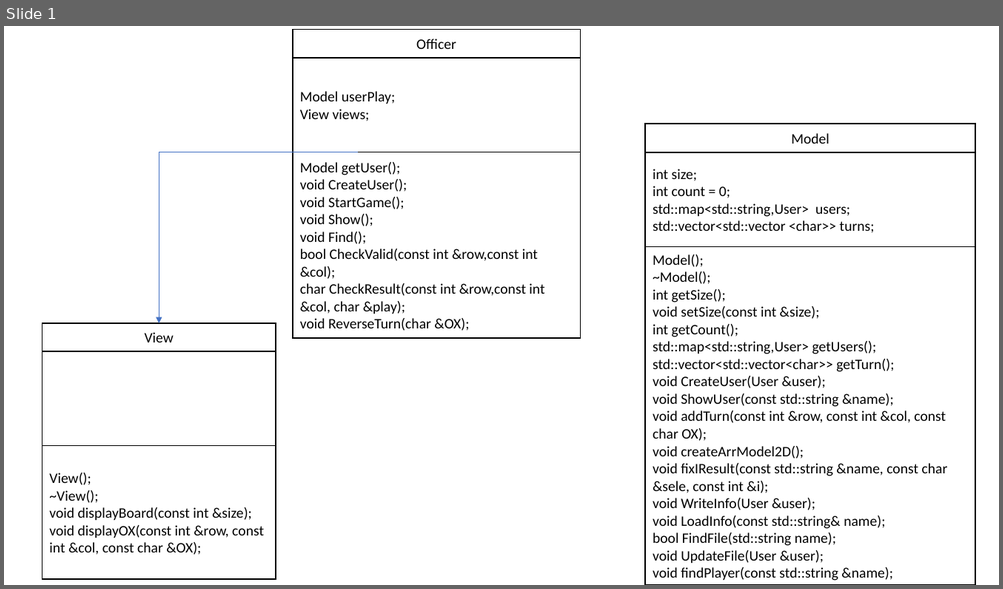
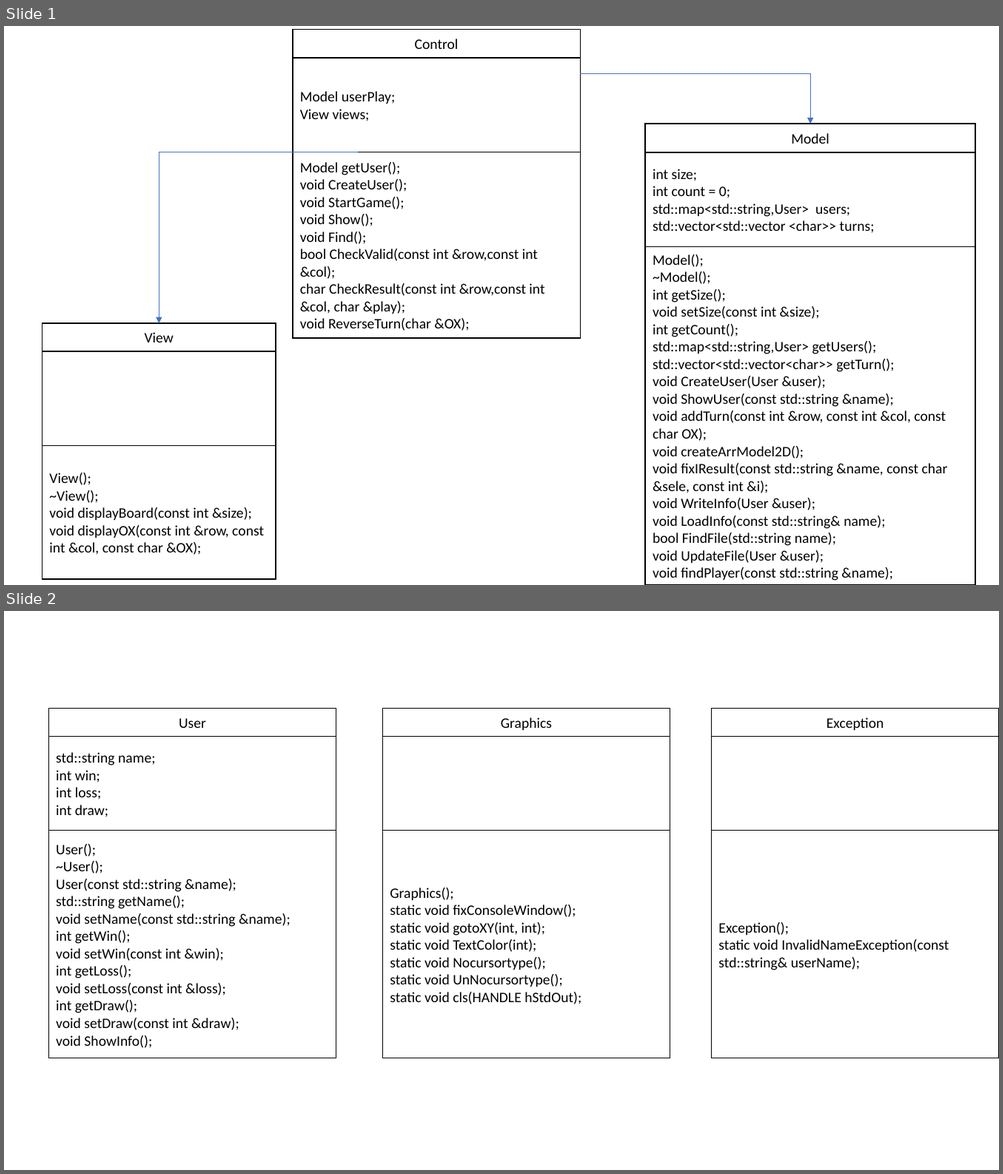
Before and after one commit to NT-Dat/BaiTapOOP, a slide deck: Game_Caro/Presentation1.pptx. Shown one above the other, each under a label of ours: slide 1 before the commit, slides 1 and 2 after it. The pictures are 1003x589 and 1003x1174 pixels, drawn with LibreOffice and Linux fonts; fonts in the diff are those of the drawing. Boxes give left, top, right and bottom in pixels: in the first picture for what was removed or moved away, otherwise in the second. Text is boxed around its words. In the diff, an @@ line names an element or a change of style, - is before the commit and + after.

```diff
--- a/Game_Caro/Presentation1.pptx
+++ b/Game_Caro/Presentation1.pptx
@@ slide 2 added at (x1=4, y1=611, x2=999, y2=1170), background #FFFFFF @@
@@ rectangle added at (x1=48, y1=708, x2=336, y2=736), fill #FFFFFF, outline #000000 1 pt, 14 pt, text #000000 @@
+User
@@ rectangle added at (x1=382, y1=708, x2=669, y2=736), fill #FFFFFF, outline #000000 1 pt, 14 pt, text #000000 @@
+Graphics
@@ rectangle added at (x1=711, y1=708, x2=999, y2=736), fill #FFFFFF, outline #000000 1 pt, 14 pt, text #000000 @@
+Exception
@@ rectangle added at (x1=48, y1=736, x2=336, y2=830), fill #FFFFFF, outline #000000 1 pt, 14 pt, text #000000 @@
+std::string name;
+int win;
+int loss;
+int draw;
@@ rectangle added at (x1=382, y1=736, x2=669, y2=830), fill #FFFFFF, outline #000000 1 pt @@
@@ rectangle added at (x1=711, y1=736, x2=999, y2=830), fill #FFFFFF, outline #000000 1 pt @@
@@ rectangle added at (x1=48, y1=830, x2=336, y2=1059), fill #FFFFFF, outline #000000 1 pt, 14 pt, text #000000 @@
+User();
+~User();
+User(const std::string &name);
+std::string getName();
+void setName(const std::string &name);
+int getWin();
+void setWin(const int &win);
+int getLoss();
+void setLoss(const int &loss);
+int getDraw();
+void setDraw(const int &draw);
+void ShowInfo();
@@ rectangle added at (x1=382, y1=830, x2=669, y2=1059), fill #FFFFFF, outline #000000 1 pt, 14 pt, text #000000 @@
+Graphics();
+static void fixConsoleWindow();
+static void gotoXY(int, int);
+static void TextColor(int);
+static void Nocursortype();
+static void UnNocursortype();
+static void cls(HANDLE hStdOut);
@@ rectangle added at (x1=711, y1=830, x2=999, y2=1059), fill #FFFFFF, outline #000000 1 pt, 14 pt, text #000000 @@
+Exception();
+static void InvalidNameException(const std::string& userName);
@@ slide 1 changed as well @@
@@ text in rectangle at (x1=415, y1=39, x2=458, y2=49): text changed @@
-Officer
+Control
@@ elbow arrow added from (580, 74) to (811, 124), #4472C4 0.5 pt @@
```
Also in this commit, not shown: 1 slide removed, 9 other files.
